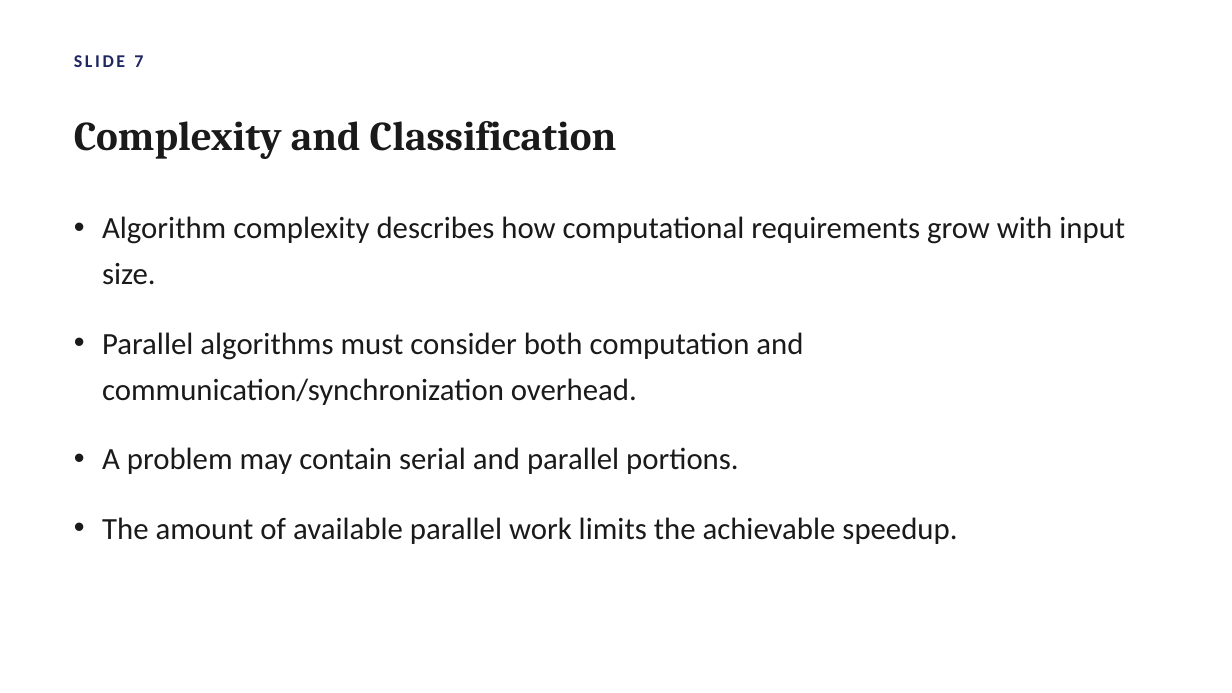
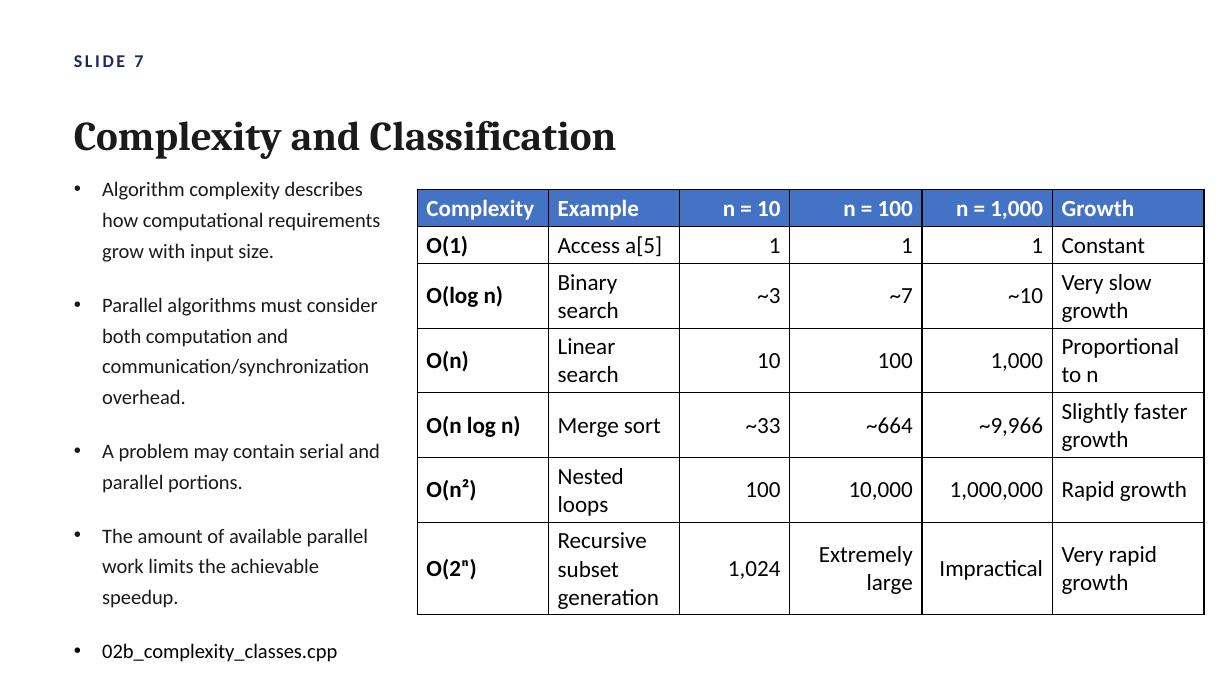
Before and after one commit to atulkahatecdac/parallel-cpp, a slide deck: slide 14 of Parallel_Programming_Cpp.pptx (slide 10 before the commit). Drawn at 1232x693 pixels with LibreOffice and Linux fonts; fonts in the diff are those of the drawing. Boxes give left, top, right and bottom in pixels: in the first picture for what was removed or moved away, otherwise in the second. Text is boxed around its words. In the diff, an @@ line names an element or a change of style, - is before the commit and + after.

```diff
--- a/Parallel_Programming_Cpp.pptx
+++ b/Parallel_Programming_Cpp.pptx
@@ text "Algorithm complexity describes how computational ...": place and size @@
-text "Algorithm complexity describes how computational ..." at (102, 216, 1125, 544)
+text "Algorithm complexity describes how computational ..." at (102, 181, 380, 662)
@@ text at (102, 181, 380, 608): size 24 to 16 pt @@
@@ table added at (418, 189, 1204, 615), 7 rows, 6 columns @@
+Complexity | Example | n = 10 | n = 100 | n = 1,000 | Growth
+O(1) | Access a[5] | 1 | 1 | 1 | Constant
+O(log n) | Binary search | ~3 | ~7 | ~10 | Very slow growth
+O(n) | Linear search | 10 | 100 | 1,000 | Proportional to n
+O(n log n) | Merge sort | ~33 | ~664 | ~9,966 | Slightly faster growth
+O(n²) | Nested loops | 100 | 10,000 | 1,000,000 | Rapid growth
+O(2ⁿ) | Recursive subset generation | 1,024 | Extremely large | Impractical | Very rapid growth
@@ text at (102, 643, 337, 662): paragraph added @@
+• 02b_complexity_classes.cpp
```
Also in this commit, not shown: 10 other slides changed, 8 slides added.
